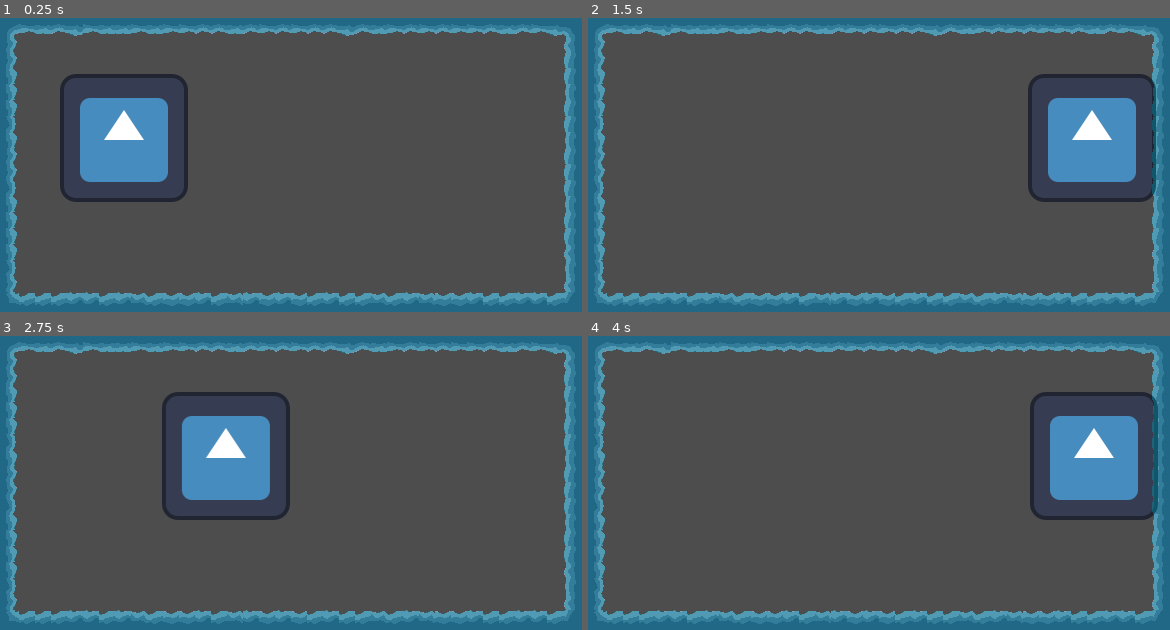
Above: before the commit, frames 1-4 (two rows, left to right).
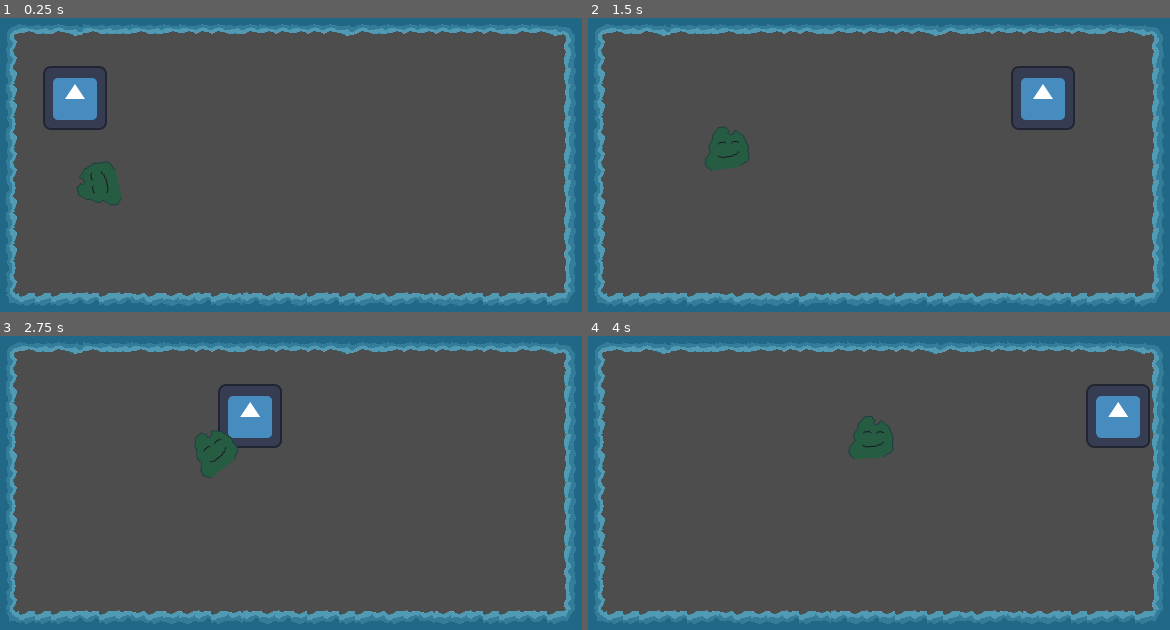
Above: after the commit, the same moments.

Repository: sthoni/winter_melonJam2023
Game: Godot game, scene res://level.tscn
The game is run twice, just before and just after one commit, with the same random seed, the same clock (stepped at 60 frames per second) and the same inputs. The project has no main scene, so this scene is started directly. The engine's default icon, where the game draws it, is replaced by a stand-in: a white triangle on a blue panel in a dark square.
Inputs (mouse positions are in pixels of both pictures, inside the frame that each line leads up to):
- Up to frame 1 (0.25 s): no input
- Up to frame 2 (1.5 s): tap Enter (ui_accept) at 0.5, 0.77 s; move the mouse to (1018, 150) at 0.52 s; hold D (ui_right) from 0.53 s (still down); move the mouse to (750, 185) at 1.27 s
- Up to frame 3 (2.75 s): tap Enter (ui_accept) at 1.52 s; move the mouse to (355, 406) at 2.02 s; release D (ui_right) at 2.03 s; hold A (ui_left) from 2.03 s (still down)
- Up to frame 4 (4 s): move the mouse to (849, 559) at 2.77 s; release A (ui_left) at 2.78 s; hold D (ui_right) from 2.78 s (still down); tap Enter (ui_accept) at 3.02, 3.77 s; move the mouse to (1071, 538) at 3.52 s

The runs differ from the first frame. In frame 1, 6.5% of the frame differs, in the area x 7-33%, y 16-64%; in frame 2, 7.0%, in the area x 20-98%, y 16-63%; in frame 3, 5.7%; in frame 4, 6.5%.

Commit message:
Enemy verfolgt Character.

Diff:
--- a/CharacterBody2D.gd
+++ b/CharacterBody2D.gd
@@ -1,4 +1,5 @@
 extends CharacterBody2D
+class_name Character
 
 @export var speed = 400 # speed in pixels/sec
 @export var rotation_speed = 1.5
--- /dev/null
+++ b/character2.tscn
@@ -0,0 +1,17 @@
+[gd_scene load_steps=4 format=3 uid="uid://d4c178xwy5h66"]
+
+[ext_resource type="Script" path="res://CharacterBody2D.gd" id="1_gg5ag"]
+[ext_resource type="Texture2D" uid="uid://ccap5h1w0knhr" path="res://icon.svg" id="2_gdvrf"]
+
+[sub_resource type="RectangleShape2D" id="RectangleShape2D_bfyvk"]
+size = Vector2(67.5, 69)
+
+[node name="Character" type="CharacterBody2D" groups=["player"]]
+script = ExtResource("1_gg5ag")
+
+[node name="Icon" type="Sprite2D" parent="."]
+scale = Vector2(0.5, 0.5)
+texture = ExtResource("2_gdvrf")
+
+[node name="CollisionShape2D" type="CollisionShape2D" parent="."]
+shape = SubResource("RectangleShape2D_bfyvk")
--- /dev/null
+++ b/enemy.gd
@@ -0,0 +1,19 @@
+extends Area2D
+
+var player: Character
+@export var SPEED: float = 1.0
+
+# Called when the node enters the scene tree for the first time.
+func _ready():
+	player = get_tree().get_first_node_in_group("player")
+
+
+# Called every frame. 'delta' is the elapsed time since the previous frame.
+func _process(delta):
+	pass
+
+
+func _physics_process(delta):
+	look_at(player.global_position)
+	var direction = player.global_position - self.position
+	self.position += direction.normalized() * SPEED
--- /dev/null
+++ b/enemy.tscn
@@ -0,0 +1,17 @@
+[gd_scene load_steps=4 format=3 uid="uid://kh3gp6km022u"]
+
+[ext_resource type="Texture2D" uid="uid://bhsv71aw282lo" path="res://assets/enemy_proto.png" id="1_daqqq"]
+[ext_resource type="Script" path="res://enemy.gd" id="1_kc1q1"]
+
+[sub_resource type="CapsuleShape2D" id="CapsuleShape2D_a4tyv"]
+radius = 21.0
+height = 48.0
+
+[node name="Enemy" type="Area2D"]
+script = ExtResource("1_kc1q1")
+
+[node name="CollisionShape2D" type="CollisionShape2D" parent="."]
+shape = SubResource("CapsuleShape2D_a4tyv")
+
+[node name="Sprite2D" type="Sprite2D" parent="."]
+texture = ExtResource("1_daqqq")
--- a/level.tscn
+++ b/level.tscn
@@ -1,7 +1,8 @@
-[gd_scene load_steps=5 format=3 uid="uid://c8l4ht0of3l0k"]
+[gd_scene load_steps=6 format=3 uid="uid://c8l4ht0of3l0k"]
 
 [ext_resource type="Texture2D" uid="uid://geffhogpomxm" path="res://assets/level_tilemap.png" id="1_nq6ga"]
-[ext_resource type="PackedScene" uid="uid://kbea53ahbnb4" path="res://character.tscn" id="1_xkkck"]
+[ext_resource type="PackedScene" uid="uid://kh3gp6km022u" path="res://enemy.tscn" id="2_pymag"]
+[ext_resource type="PackedScene" uid="uid://d4c178xwy5h66" path="res://character2.tscn" id="3_sk4ky"]
 
 [sub_resource type="TileSetAtlasSource" id="TileSetAtlasSource_6ft8l"]
 texture = ExtResource("1_nq6ga")
@@ -95,5 +96,8 @@
 format = 2
 layer_0/tile_data = PackedInt32Array(0, 262144, 3, 1, 262144, 3, 2, 262144, 3, 3, 262144, 3, 65536, 262144, 3, 131072,  …(6902 unchanged characters)…
 
-[node name="Node2D" parent="." instance=ExtResource("1_xkkck")]
-position = Vector2(150, 150)
+[node name="Character" parent="." instance=ExtResource("3_sk4ky")]
+position = Vector2(104, 110)
+
+[node name="Enemy" parent="." instance=ExtResource("2_pymag")]
+position = Vector2(127, 213)
--- a/project.godot
+++ b/project.godot
@@ -18,6 +18,8 @@
 
 window/size/viewport_width=640
 window/size/viewport_height=360
+window/size/mode=2
+window/stretch/mode="viewport"
 
 [input]
 
Binary file added: assets/enemy_proto.aseprite
Binary file added: assets/enemy_proto.png
Not shown, added: assets/enemy_proto.png.import
Not shown: 1 places in character.tscn that only renumber resources
